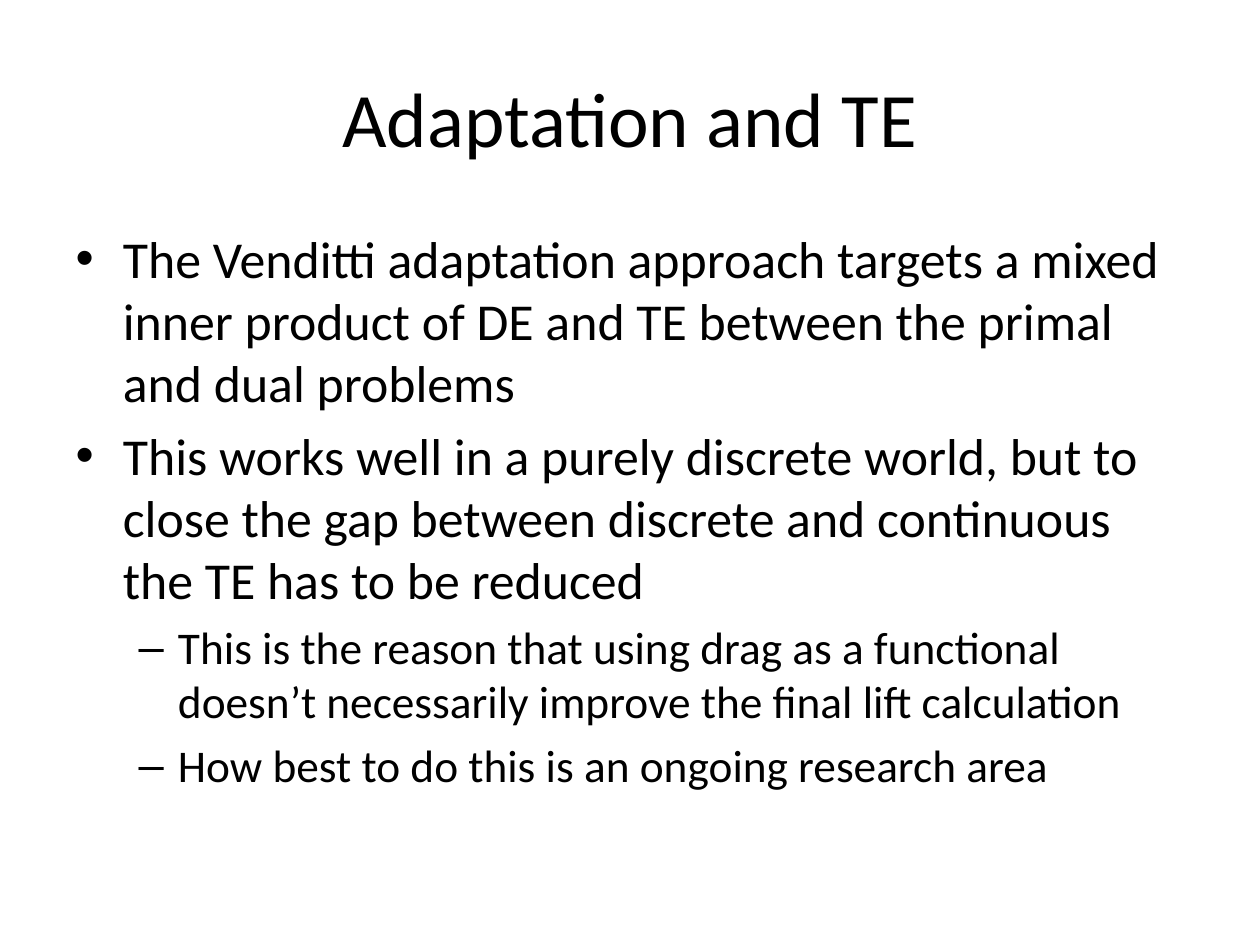
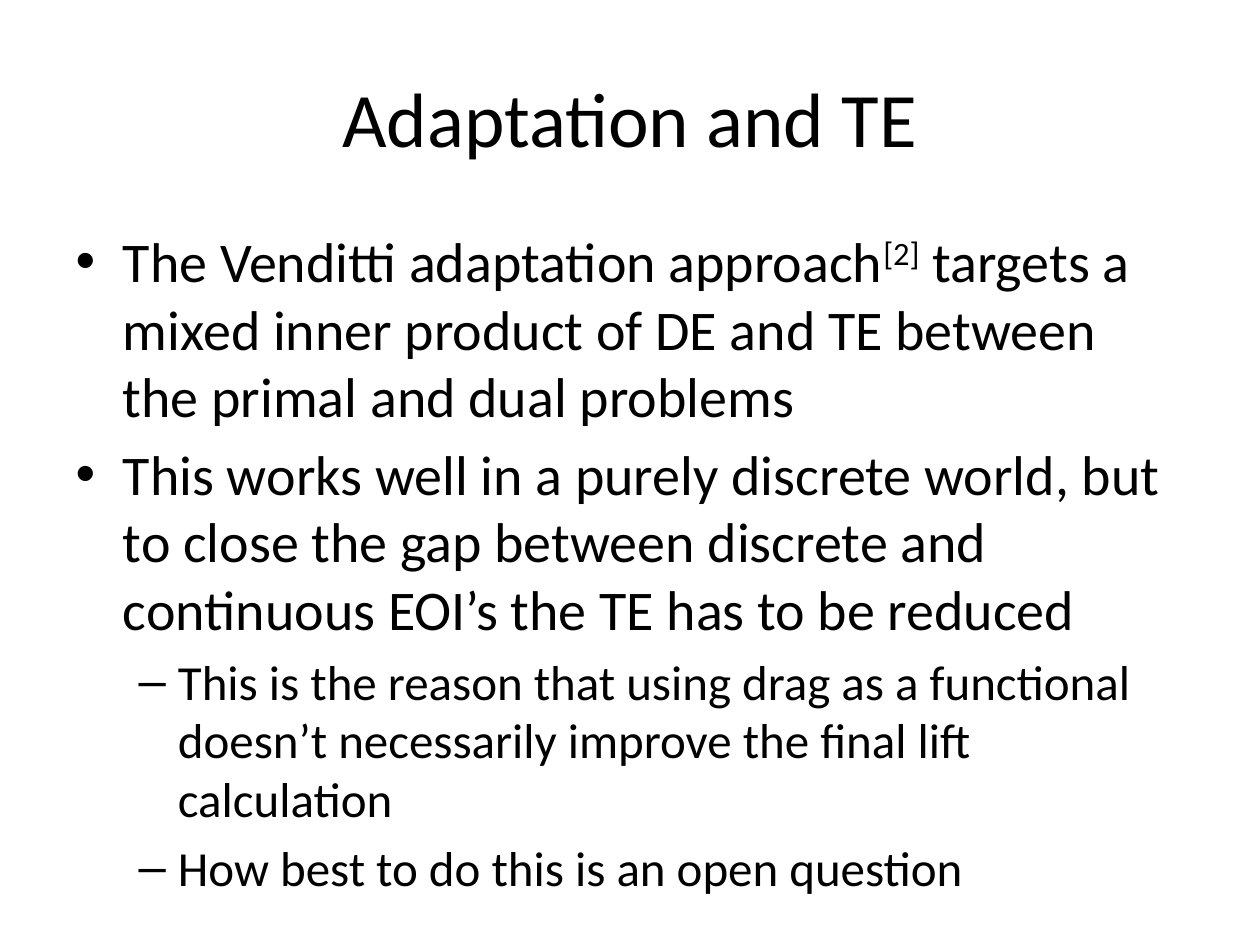
Before and after one commit to jderlaga/Presentations, a slide deck: slide 10 of June_Overview.pptx. Drawn at 1260x945 pixels with LibreOffice and Linux fonts; fonts in the diff are those of the drawing. Boxes give left, top, right and bottom in pixels: in the first picture for what was removed or moved away, otherwise in the second. Text is boxed around its words. In the diff, an @@ line names an element or a change of style, - is before the commit and + after.

Commit message:
to add final version

```diff
--- a/June_Overview.pptx
+++ b/June_Overview.pptx
@@ text at [123, 241, 1160, 631]: text changed; size 29.6 to 32 pt @@
-• The Venditti adaptation approach targets a mixed inner product of DE and TE between the primal and dual problems
-• This works well in a purely discrete world, but to close the gap between discrete and continuous the TE has to be reduced
+• The Venditti adaptation approach[2] targets a mixed inner product of DE and TE between the primal and dual problems
+• This works well in a purely discrete world, but to close the gap between discrete and continuous EOI’s the TE has to be reduced
@@ text at [178, 666, 1130, 818]: size 25.9 to 28 pt in "This is the reason that using drag ..." @@
@@ text at [178, 852, 962, 894]: text changed; size 25.9 to 28 pt @@
-  – How best to do this is an ongoing research area
+  – How best to do this is an open question
```
Also in this commit, not shown: 11 other slides changed, 2 slides added.
